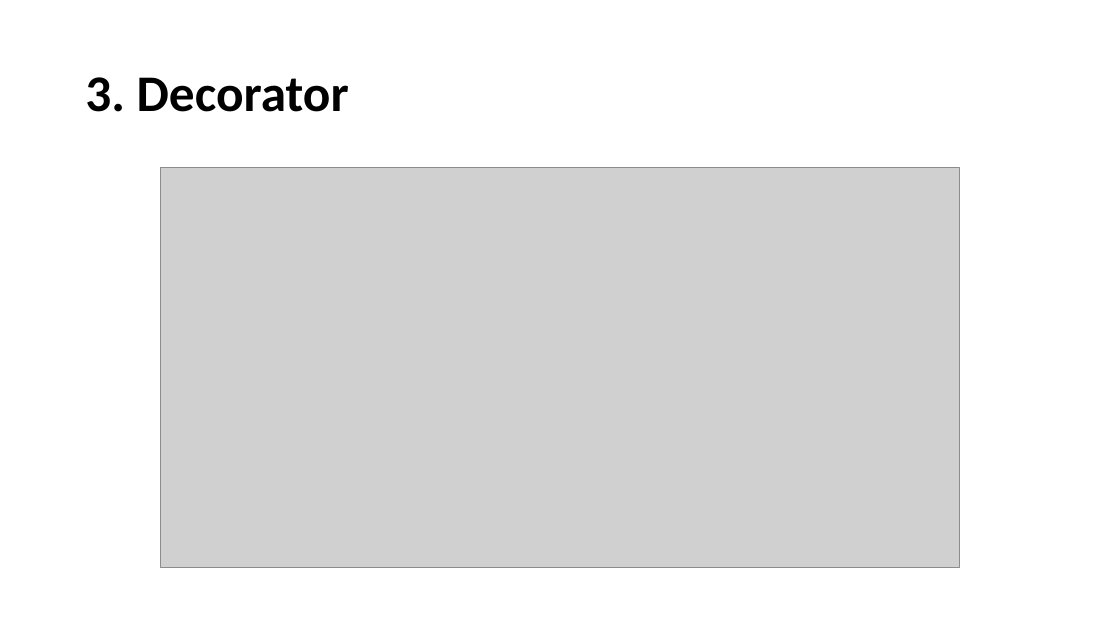
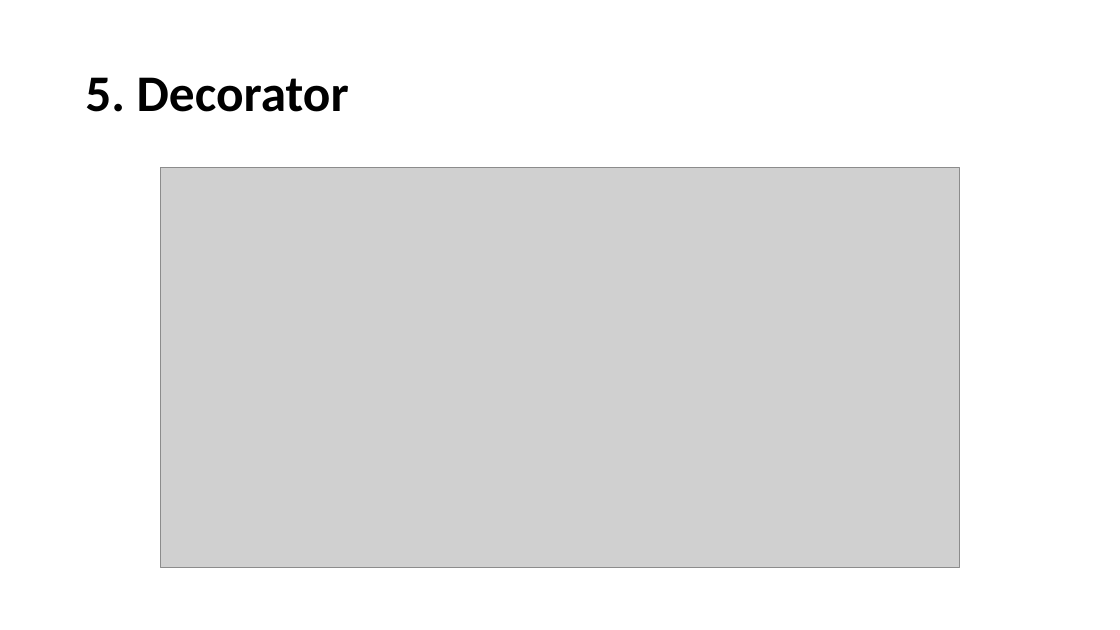
Before and after one commit to JingwenLi/DesignPatterns, a slide deck: slide 10 of DesignPatterns/Structural Design Patterns/Structural Design Patterns.pptx (slide 5 before the commit). Drawn at 1120x630 pixels with LibreOffice and Linux fonts; fonts in the diff are those of the drawing; grey boxes stand for pictures. Boxes give left, top, right and bottom in pixels: in the first picture for what was removed or moved away, otherwise in the second. Text is boxed around its words. In the diff, an @@ line names an element or a change of style, - is before the commit and + after.

```diff
--- a/DesignPatterns/Structural Design Patterns/Structural Design Patterns.pptx
+++ b/DesignPatterns/Structural Design Patterns/Structural Design Patterns.pptx
@@ title at (85, 77, 349, 112): text changed @@
-3. Decorator
+5. Decorator
```
Also in this commit, not shown: 3 other slides changed, 1 slide added, 7 other files.
